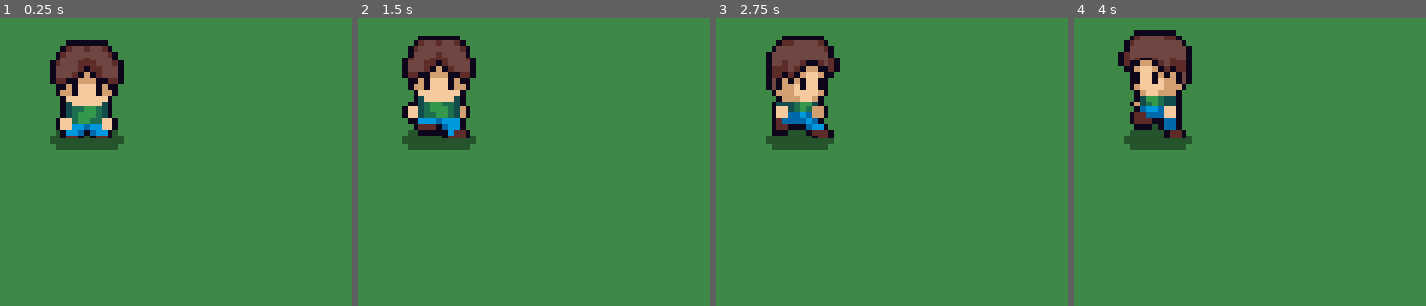
Above: before the commit, frames 1-4 (left to right).
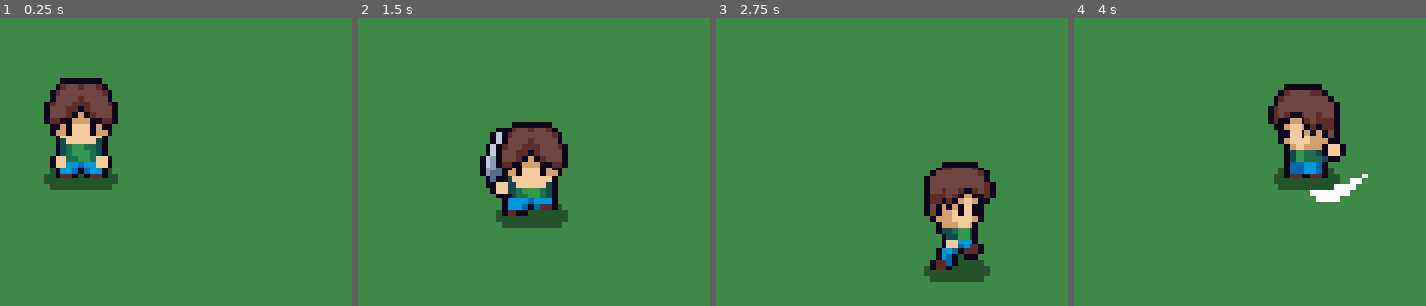
Above: after the commit, the same moments.

Repository: Xeon-MB/Sliv
Game: Godot game, scene res://scenes/game.tscn
Same seed, same stepped clock (60 frames per second), same inputs: the game is played once before the commit and once after it.
Inputs (mouse positions are in pixels of both pictures, inside the frame that each line leads up to):
- Up to frame 1 (0.25 s): no input
- Up to frame 2 (1.5 s): move the mouse to (outside the picture) at 0.52 s; hold D (direita) 0.53-1.28 s; click (outside the picture) at 0.6 s; move the mouse to (outside the picture) at 1.27 s; hold S (baixo) from 1.28 s (still down); click (outside the picture) at 1.35 s
- Up to frame 3 (2.75 s): move the mouse to (outside the picture) at 2.02 s; release S (baixo) at 2.03 s; hold D (direita) from 2.03 s (still down); click (outside the picture) at 2.1 s
- Up to frame 4 (4 s): move the mouse to (outside the picture) at 2.77 s; release D (direita) at 2.78 s; hold W (cima) 2.78-3.53 s; click (outside the picture) at 2.85 s; move the mouse to (outside the picture) at 3.52 s; hold A (esquerda) from 3.53 s (still down); click (outside the picture) at 3.6 s

The runs differ from the first frame. In frame 1, 9.4% of the frame differs, in the area x 12-36%, y 7-60%; in frame 2, 14%, in the area x 12-60%, y 6-73%; in frame 3, 13%; in frame 4, 14%.

Commit message:
hitbox espada

Diff:
--- a/project.godot
+++ b/project.godot
@@ -49,6 +49,7 @@
 ataque={
 "deadzone": 0.2,
 "events": [Object(InputEventMouseButton,"resource_local_to_scene":false,"resource_name":"","device":-1,"window_id":0,"a …(253 unchanged characters)…
+, Object(InputEventKey,"resource_local_to_scene":false,"resource_name":"","device":-1,"window_id":0,"alt_pressed":false,"shift_pressed":false,"ctrl_pressed":false,"meta_pressed":false,"pressed":false,"keycode":0,"physical_keycode":32,"key_label":0,"unicode":32,"location":0,"echo":false,"script":null)
 ]
 }
 
--- a/scenes/game.tscn
+++ b/scenes/game.tscn
@@ -54,5 +54,6 @@
 [node name="Player" parent="." unique_id=1632118775 instance=ExtResource("1_uwrxv")]
 position = Vector2(1, -2)
 
-[node name="Camera2D" type="Camera2D" parent="Player" unique_id=432895720]
+[node name="Camera2D" type="Camera2D" parent="." unique_id=432895720]
+position = Vector2(1, -2)
 zoom = Vector2(4, 4)
--- a/scenes/player.tscn
+++ b/scenes/player.tscn
@@ -2,6 +2,7 @@
 
 [ext_resource type="Texture2D" uid="uid://dcrvqqqdfq4mk" path="res://assets/images/player/Player.png" id="1_3vyb7"]
 [ext_resource type="Script" uid="uid://dvegm5lcc612v" path="res://scripts/player.gd" id="1_g2els"]
+[ext_resource type="AudioStream" uid="uid://bfirjaxhqw1aj" path="res://assets/images/audio/530444__mellau__whoosh-short-4.wav" id="3_qhqgy"]
 
 [sub_resource type="AtlasTexture" id="AtlasTexture_3vyb7"]
 atlas = ExtResource("1_3vyb7")
@@ -226,7 +227,7 @@
 "duration": 1.0,
 "texture": SubResource("AtlasTexture_y4r1p")
 }],
-"loop": 1,
+"loop": 0,
 "name": &"atacking_front",
 "speed": 7.0
 }, {
@@ -243,7 +244,7 @@
 "duration": 1.0,
 "texture": SubResource("AtlasTexture_f1ej7")
 }],
-"loop": 1,
+"loop": 0,
 "name": &"atacking_right",
 "speed": 7.0
 }, {
@@ -260,7 +261,7 @@
 "duration": 1.0,
 "texture": SubResource("AtlasTexture_fulsm")
 }],
-"loop": 1,
+"loop": 0,
 "name": &"atacking_up",
 "speed": 7.0
 }, {
@@ -420,21 +421,24 @@
 "speed": 7.0
 }]
 
-[sub_resource type="CapsuleShape2D" id="CapsuleShape2D_xvf33"]
-radius = 5.0
-height = 18.0
+[sub_resource type="RectangleShape2D" id="RectangleShape2D_ebum8"]
+size = Vector2(15, 15)
 
 [node name="Player" type="CharacterBody2D" unique_id=1632118775]
 script = ExtResource("1_g2els")
 
 [node name="AnimatedSprite2D" type="AnimatedSprite2D" parent="." unique_id=830411286]
-position = Vector2(0, -7)
 sprite_frames = SubResource("SpriteFrames_ebum8")
-animation = &"atacking_front"
+animation = &"atacking_right"
 autoplay = "idle_front"
-frame_progress = 0.4170198
-flip_h = true
-
-[node name="CollisionShape2D" type="CollisionShape2D" parent="." unique_id=1715366476]
-position = Vector2(0, -9)
-shape = SubResource("CapsuleShape2D_xvf33")
+frame = 1
+
+[node name="SwingSword" type="AudioStreamPlayer2D" parent="." unique_id=1688347943]
+stream = ExtResource("3_qhqgy")
+pitch_scale = 3.0
+
+[node name="hitbox" type="Area2D" parent="." unique_id=787631117]
+position = Vector2(7.5, -0.5)
+
+[node name="CollisionShape2D" type="CollisionShape2D" parent="hitbox" unique_id=1332513042]
+shape = SubResource("RectangleShape2D_ebum8")
--- a/scripts/player.gd
+++ b/scripts/player.gd
@@ -1,10 +1,27 @@
 extends CharacterBody2D
 
 @onready var animated_sprite_2d: AnimatedSprite2D = $AnimatedSprite2D
-const SPEED = 200.0
+const SPEED = 100.0
+var atacking = false
+@onready var swing_sword: AudioStreamPlayer2D = $SwingSword
+var hitbox_offset: Vector2
+@onready var hitbox: Area2D = $hitbox
+var last_direction := Vector2.DOWN
+
+func _ready() -> void:
+	hitbox_offset = hitbox.position
+	update_hitbox_offset()
 
 func _physics_process(delta: float) -> void:
-	process_movement()
+
+	if Input.is_action_just_pressed("ataque") and not atacking:
+		ataque()
+	if atacking:
+		velocity = Vector2.ZERO
+		return
+	if not atacking:
+		process_movement()
+
 	move_and_slide()
 
 func process_movement() -> void:
@@ -12,6 +29,10 @@
 
 	velocity = direction * SPEED
 
+	if direction != Vector2.ZERO:
+		last_direction = direction
+
+	update_hitbox_offset()
 	process_animation(direction)
 
 func process_animation(direction) -> void:
@@ -30,3 +51,28 @@
 		animated_sprite_2d.play(prefix + "_front")
 	else:
 		animated_sprite_2d.play("idle_front")
+
+func ataque() -> void:
+	atacking = true
+
+	update_hitbox_offset()
+	swing_sword.play()
+	play_animation("atacking", last_direction)
+	await animated_sprite_2d.animation_finished
+
+	atacking = false
+
+
+func update_hitbox_offset() -> void:
+	var x := hitbox_offset.x
+	var y := hitbox_offset.y
+
+	match last_direction:
+		Vector2.LEFT:
+			hitbox.position = Vector2(-x, y)
+		Vector2.RIGHT:
+			hitbox.position = Vector2(x, y)
+		Vector2.UP:
+			hitbox.position = Vector2(y, -x)
+		Vector2.DOWN:
+			hitbox.position = Vector2(-y , x)
Not shown, added: assets/images/audio/530444__mellau__whoosh-short-4.wav.import
Not shown, added: assets/images/audio/530444__mellau__whoosh-short-4.wav
